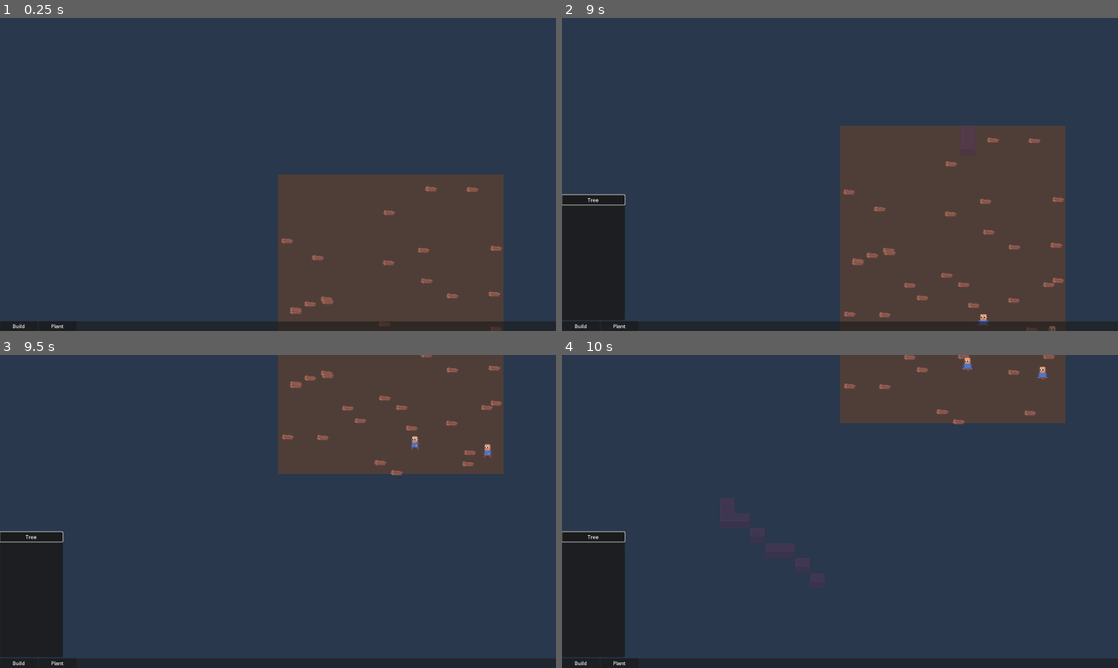
Above: before the commit, frames 1-4 (two rows, left to right).
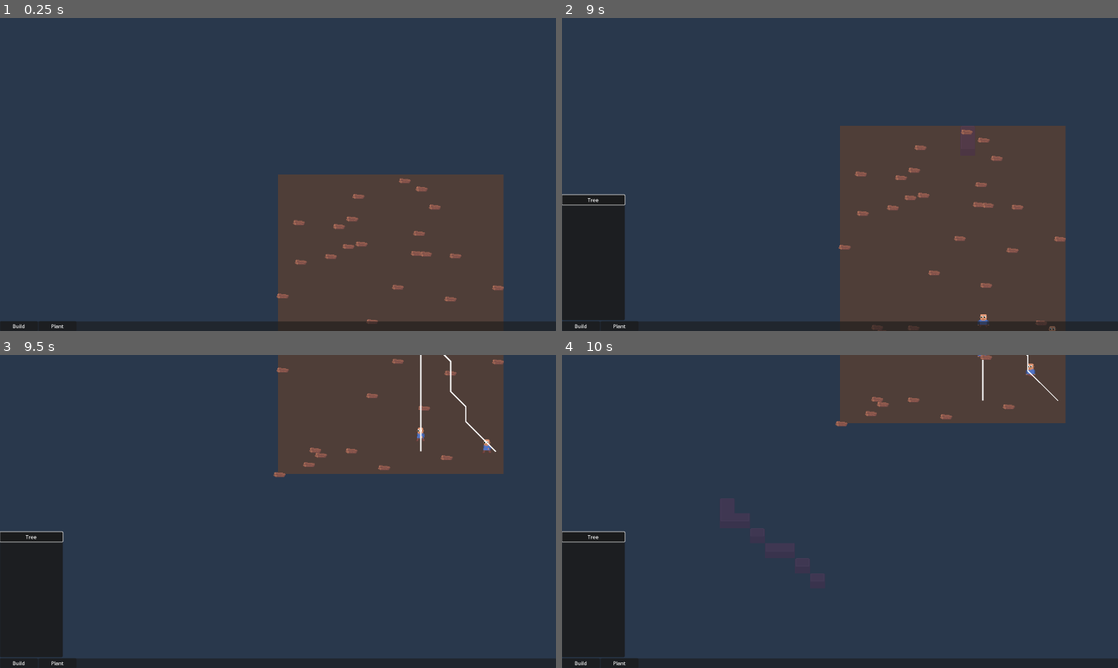
Above: after the commit, the same moments.

Repository: speakk/gnome_village
Game: Godot game, scene res://main.tscn
Two runs of this game, one before a commit and one after it. Both use one fixed random seed, a clock stepped at 60 frames per second and the inputs below.
Inputs (mouse positions are in pixels of both pictures, inside the frame that each line leads up to):
- Up to frame 1 (0.25 s): no input
- Up to frame 2 (9 s): click "Build" at 0.5 s; click "Plant" at 1.25 s; click "Tree" at 2 s; click "Build" at 2.75 s; click "Wall" at 3.5 s; click "Plant" at 4.25 s; click "Tree" at 5 s; click "Build" at 5.75 s; click "Wall" at 6.5 s; click "Plant" at 7.25 s; click "Tree" at 8 s; tap Enter at 8.75 s; move the mouse to (962, 158) at 8.77 s; hold S (pan_camera_down) from 8.78 s (still down); click (962, 158) at 8.92 s
- Up to frame 3 (9.5 s): keep holding S (pan_camera_down)
- Up to frame 4 (10 s): release S (pan_camera_down) at 9.5 s; drag from (728, 527) to (812, 574) at 9.52 s

The runs differ from the first frame. In frame 1, 1.0% of the frame differs, in the area x 49-91%, y 51-100%; in frame 2, 1.3%, in the area x 49-91%, y 35-100%; in frame 3, 1.3%; in frame 4, 0.8%.

Commit message:
Pathfinding shows line

Diff:
--- a/items/Items.gd
+++ b/items/Items.gd
@@ -1,13 +1,14 @@
 extends Node
 
 enum Id {
-	Stone, Wood, WoodenWall
+	Stone, Wood, WoodenWall, Tree
 }
 
 var list: Dictionary = {
 	Id.Stone: load("res://items/item_data/stone.tres") as Item,
 	Id.Wood: load("res://items/item_data/wood.tres") as Item,
 	Id.WoodenWall: load("res://items/item_data/wooden_wall.tres") as Item,
+	Id.Tree: load("res://items/item_data/tree.tres") as Item,
 }
 
 func get_by_id(id: Id) -> Item:
--- /dev/null
+++ b/items/item_data/tree.tres
@@ -0,0 +1,21 @@
+[gd_resource type="Resource" script_class="Item" load_steps=3 format=3 uid="uid://bb3p11lw17xsw"]
+
+[ext_resource type="Script" path="res://items/Item.gd" id="1_ql27c"]
+[ext_resource type="Texture2D" uid="uid://dbembrglpom0n" path="res://assets/tree.png" id="2_srme6"]
+
+[resource]
+script = ExtResource("1_ql27c")
+rendering_type = 2
+texture = ExtResource("2_srme6")
+hframes = 1
+vframes = 1
+frame = 0
+tileset_id = 0
+tile_id = 0
+terrain_set_id = 0
+terrain_id = 0
+target_layer = 3
+can_be_picked = true
+can_be_constructed = false
+is_solid = false
+crafting_requirements = Array[Resource("res://items/ItemRequirement.gd")]([])
--- a/main.gd
+++ b/main.gd
@@ -15,7 +15,17 @@
 
 	var item_types: Array[Items.Id] = [Items.Id.Wood]
 
+	#for i in 30:
+		#var item_position := Vector2(randf_range(0, map_size_real_x), randf_range(0, map_size_real_y))
+		#if not PathFinder.is_position_solid(item_position):
+			#var item_on_ground := (ITEM_ON_GROUND.instantiate() as ItemOnGround).initialize(Items.Id.Tree)
+			#item_on_ground.global_position = item_position
+			#add_child(item_on_ground)
+
 	for i in 30:
-		var item_on_ground := (ITEM_ON_GROUND.instantiate() as ItemOnGround).initialize(item_types.pick_random())
-		item_on_ground.global_position = Vector2(randf_range(0, map_size_real_x), randf_range(0, map_size_real_y))
-		add_child(item_on_ground)
+		var item_position := Vector2(randf_range(0, map_size_real_x), randf_range(0, map_size_real_y))
+		var grid_position := Globals.get_map().local_to_map(item_position)
+		if not PathFinder.is_position_solid(grid_position):
+			var item_on_ground := (ITEM_ON_GROUND.instantiate() as ItemOnGround).initialize(item_types.pick_random())
+			item_on_ground.global_position = item_position
+			add_child(item_on_ground)
--- a/settler/settler.gd
+++ b/settler/settler.gd
@@ -2,8 +2,8 @@
 
 class_name Settler
 
-const REACH_DISTANCE := MainMap.CELL_SIZE.x * 1.1
-const AT_DISTANCE := 5.0
+const REACH_DISTANCE := MainMap.CELL_SIZE.x * 1.5
+const AT_DISTANCE := 10.0
 
 var walk_speed := 100.0
 var build_speed := 0.3
@@ -15,7 +15,15 @@
 var target: Variant # Vector2 | Null
 var build_target: Blueprint
 
-var path: Variant # PackedVector2Array | Null
+var path: Variant: # PackedVector2Array | Null
+	set(new_path):
+		path = new_path
+		if new_path:
+			$Line2D.points = Array(new_path).map(func(point: Vector2i) -> Vector2:
+				return Globals.get_map().map_to_local(point)
+			)
+		else:
+			$Line2D.points = []
 var current_path_index: int = 0
 
 var valid_position_timer := 0.0
@@ -64,6 +72,9 @@
 
 func move_and_slide(delta: float) -> void:
 	global_position += velocity * delta
+
+func _process(delta: float) -> void:
+	$Line2D.global_position = get_parent().global_position
 
 func _physics_process(delta: float) -> void:
 	velocity = Vector2.ZERO
--- a/settler/settler.tscn
+++ b/settler/settler.tscn
@@ -73,3 +73,6 @@
 
 [node name="Inventory" type="Node" parent="."]
 script = ExtResource("3_h7kst")
+
+[node name="Line2D" type="Line2D" parent="."]
+width = 2.0
Binary file added: assets/tree.png
Not shown, added: assets/tree.png.import
